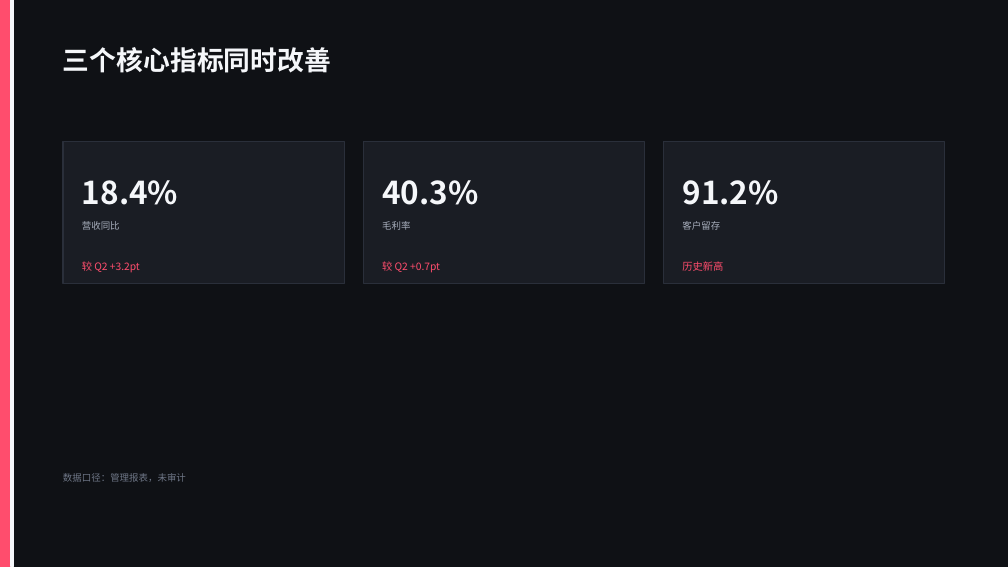
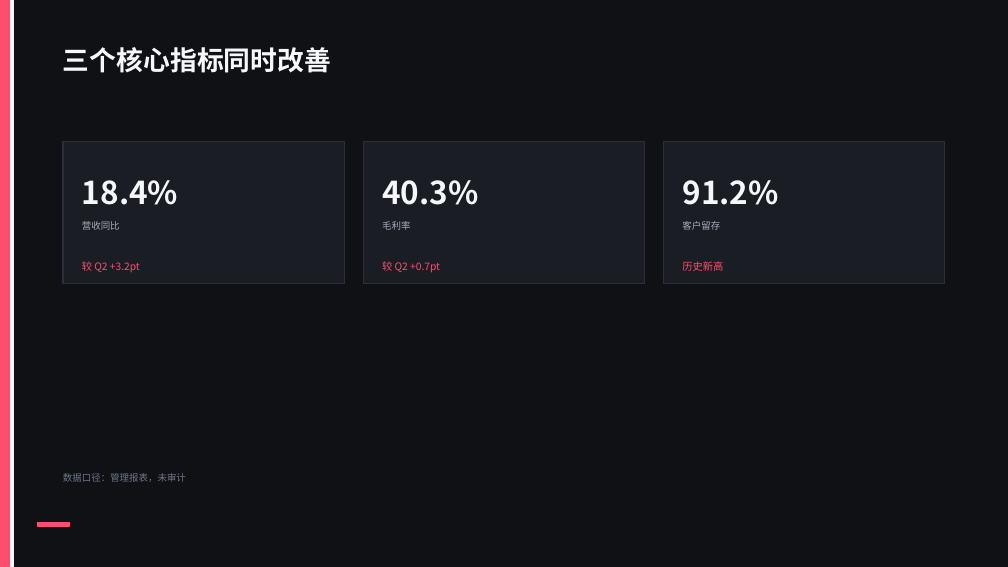
Before and after one commit to xzhengyu007-lang/ai-ppt, a slide deck: slide 5 of docs/examples/03-产品发布.pptx. Drawn at 1008x567 pixels with LibreOffice and Linux fonts; fonts in the diff are those of the drawing. Boxes give left, top, right and bottom in pixels: in the first picture for what was removed or moved away, otherwise in the second. Text is boxed around its words. In the diff, an @@ line names an element or a change of style, - is before the commit and + after.

```diff
--- a/docs/examples/03-产品发布.pptx
+++ b/docs/examples/03-产品发布.pptx
@@ rectangle added at bbox=[38, 523, 70, 526], fill #FF4D6D, outline #FF4D6D 1 pt @@
```
Also in this commit, not shown: 9 other slides changed, 3 other files.
